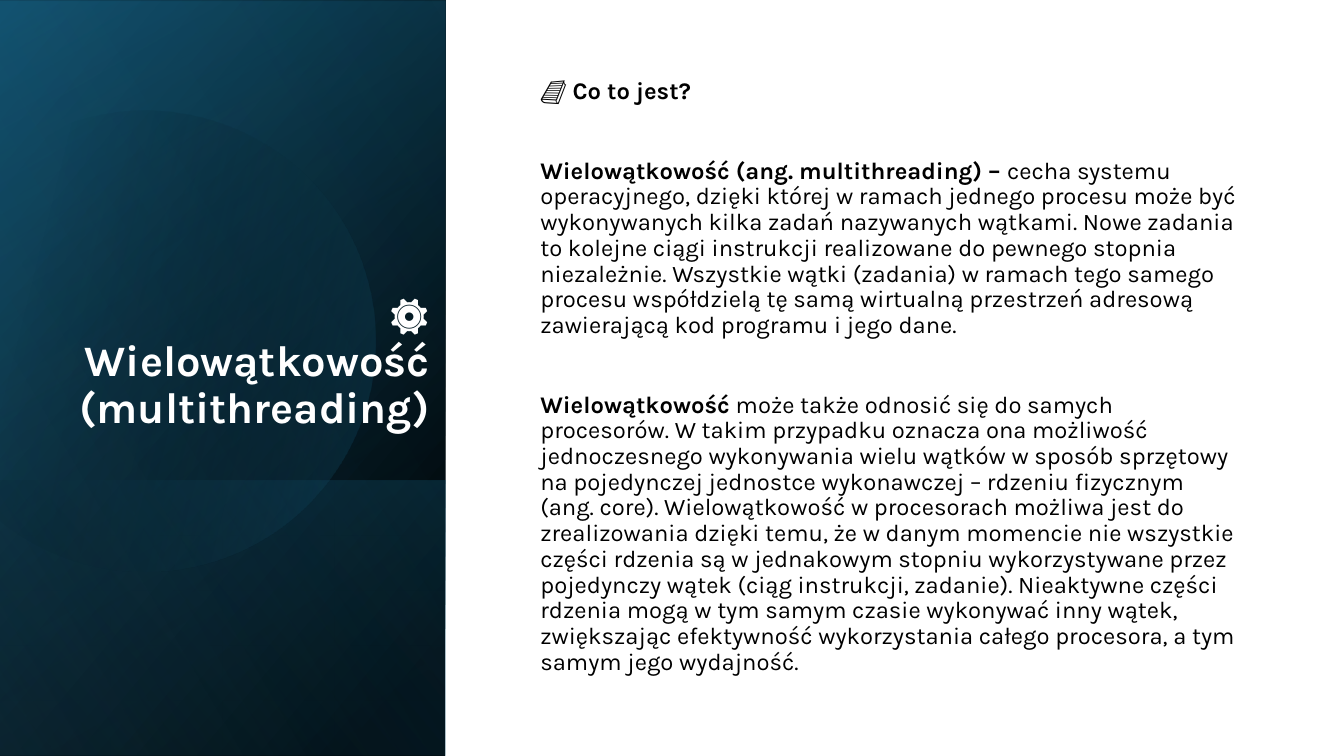
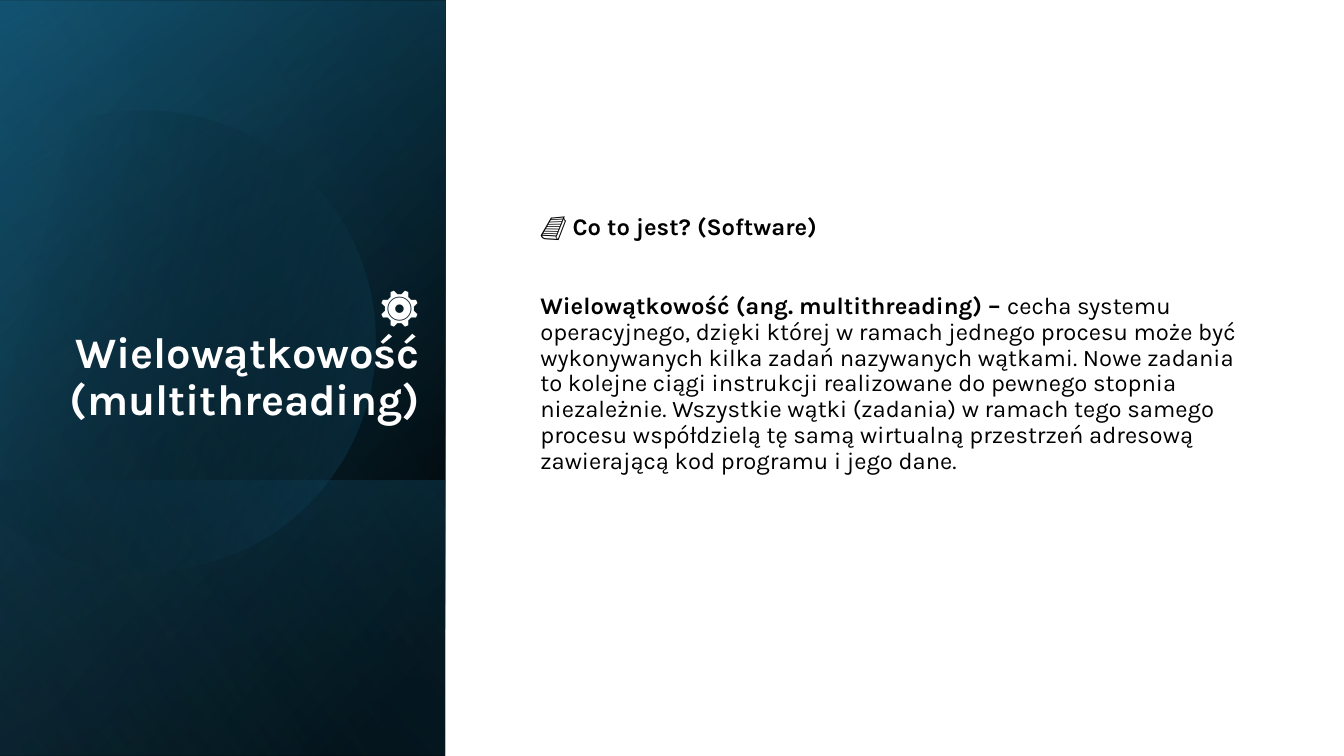
Before and after one commit to 6E776C7A/JPWP_Threds, a slide deck: slide 6 of Prezentacja_JPWP.pptx. Drawn at 1344x756 pixels with LibreOffice and Linux fonts; fonts in the diff are those of the drawing. Boxes give left, top, right and bottom in pixels: in the first picture for what was removed or moved away, otherwise in the second. Text is boxed around its words. In the diff, an @@ line names an element or a change of style, - is before the commit and + after.

```diff
--- a/Prezentacja_JPWP.pptx
+++ b/Prezentacja_JPWP.pptx
@@ title "⚙️ Wielowątkowość (multithreading)": place and size @@
-title "⚙️ Wielowątkowość (multithreading)" at (79,342,430,434)
+title "⚙️ Wielowątkowość (multithreading)" at (70,334,420,426)
@@ text at (573,217,817,241): text changed @@
-📘 Co to jest?
+📘 Co to jest? (Software)
@@ text at (540,394,1234,676): paragraph removed @@
-Wielowątkowość może także odnosić się do samych procesorów. W takim przypadku oznacza ona możliwość jednoczesnego wykonywania wielu wątków w sposób sprzętowy na pojedynczej jednostce wykonawczej – rdzeniu fizycznym (ang. core). Wielowątkowość w procesorach możliwa jest do zrealizowania dzięki temu, że w danym momencie nie wszystkie części rdzenia są w jednakowym stopniu wykorzystywane przez pojedynczy wątek (ciąg instrukcji, zadanie). Nieaktywne części rdzenia mogą w tym samym czasie wykonywać inny wątek, zwiększając efektywność wykorzystania całego procesora, a tym samym jego wydajność.
```
Also in this commit, not shown: 1 other slide changed, 3 slides added, 3 other files.
